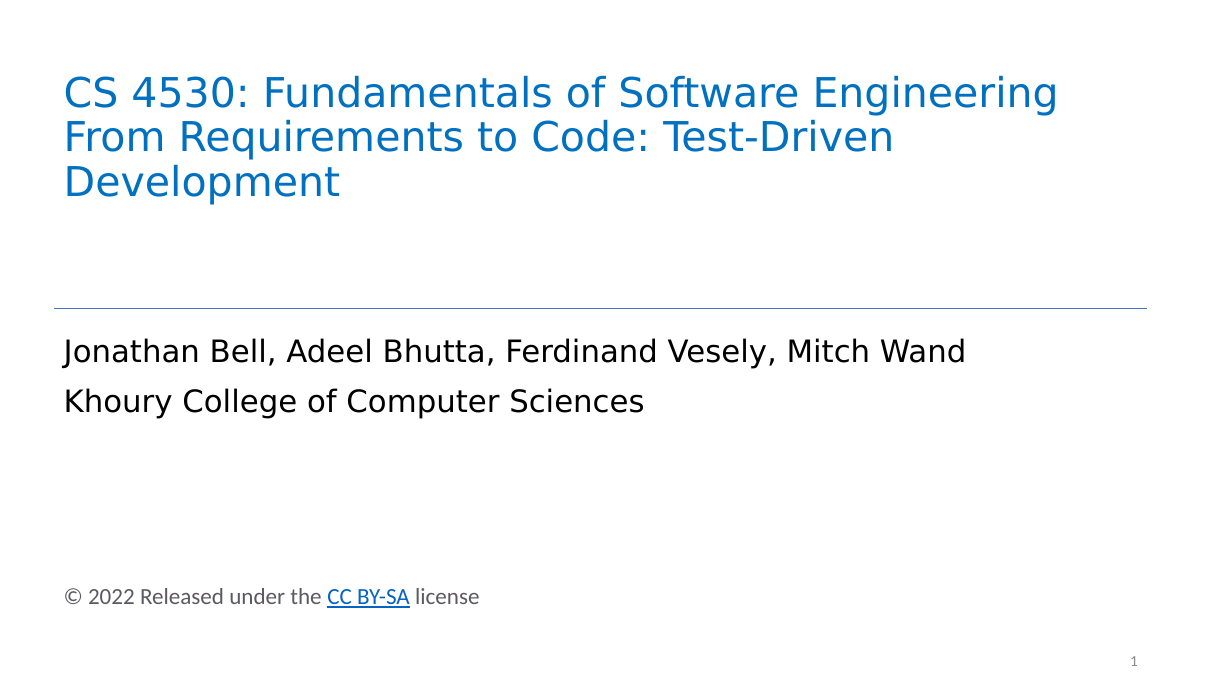
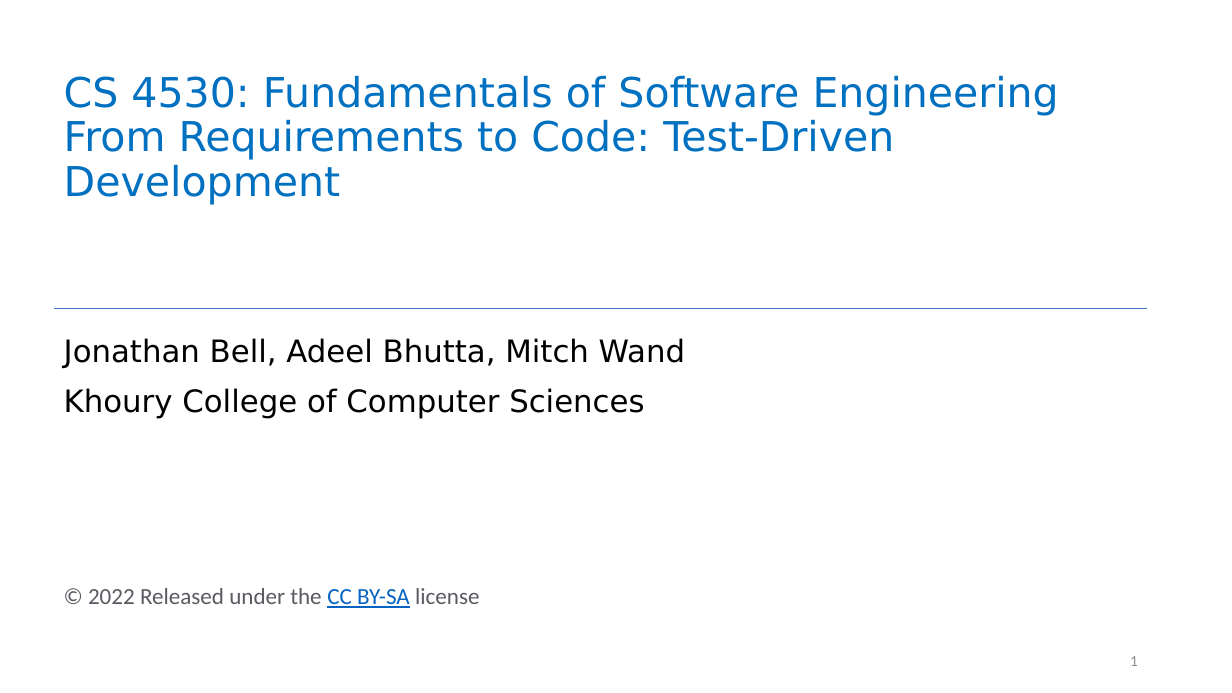
Before and after one commit to neu-se/CS4530-Fall-2022, a slide deck: slide 1 of Slides/Lecture 02 From Requirements to Code.pptx. Drawn at 1232x693 pixels with LibreOffice and Linux fonts; fonts in the diff are those of the drawing. Boxes give left, top, right and bottom in pixels: in the first picture for what was removed or moved away, otherwise in the second. Text is boxed around its words. In the diff, an @@ line names an element or a change of style, - is before the commit and + after.

Commit message:
updated instructor names

```diff
--- a/Slides/Lecture 02 From Requirements to Code.pptx
+++ b/Slides/Lecture 02 From Requirements to Code.pptx
@@ subtitle at [64, 338, 685, 368]: text changed @@
-Jonathan Bell, Adeel Bhutta, Ferdinand Vesely, Mitch Wand
+Jonathan Bell, Adeel Bhutta, Mitch Wand
```
